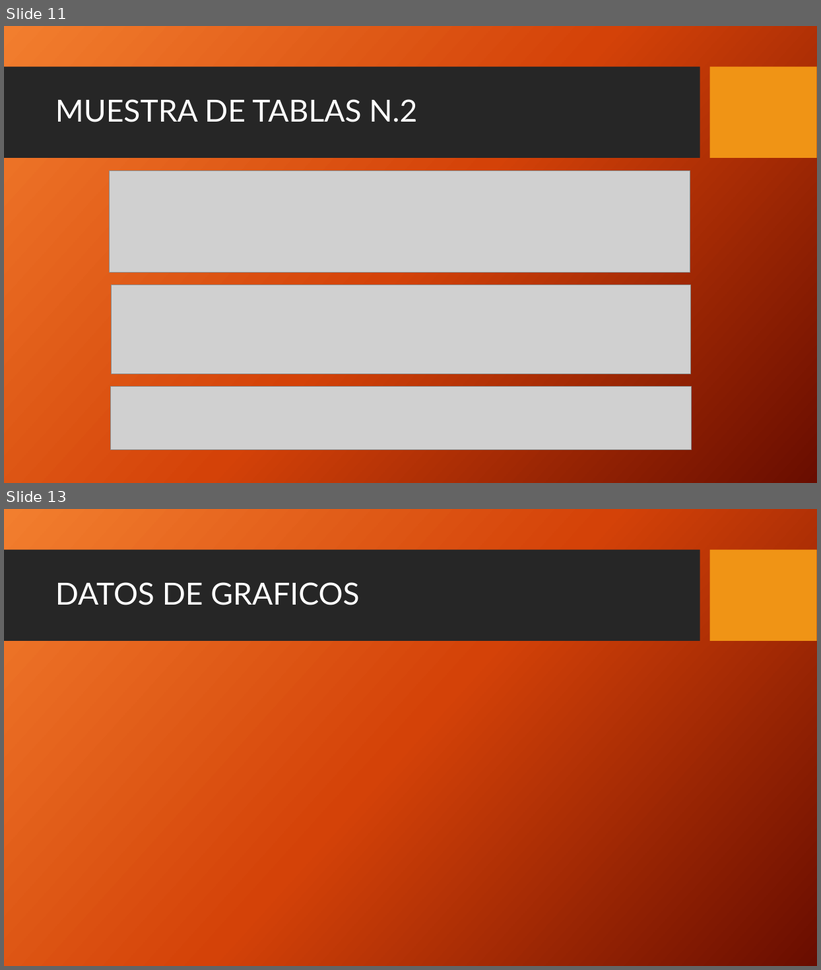
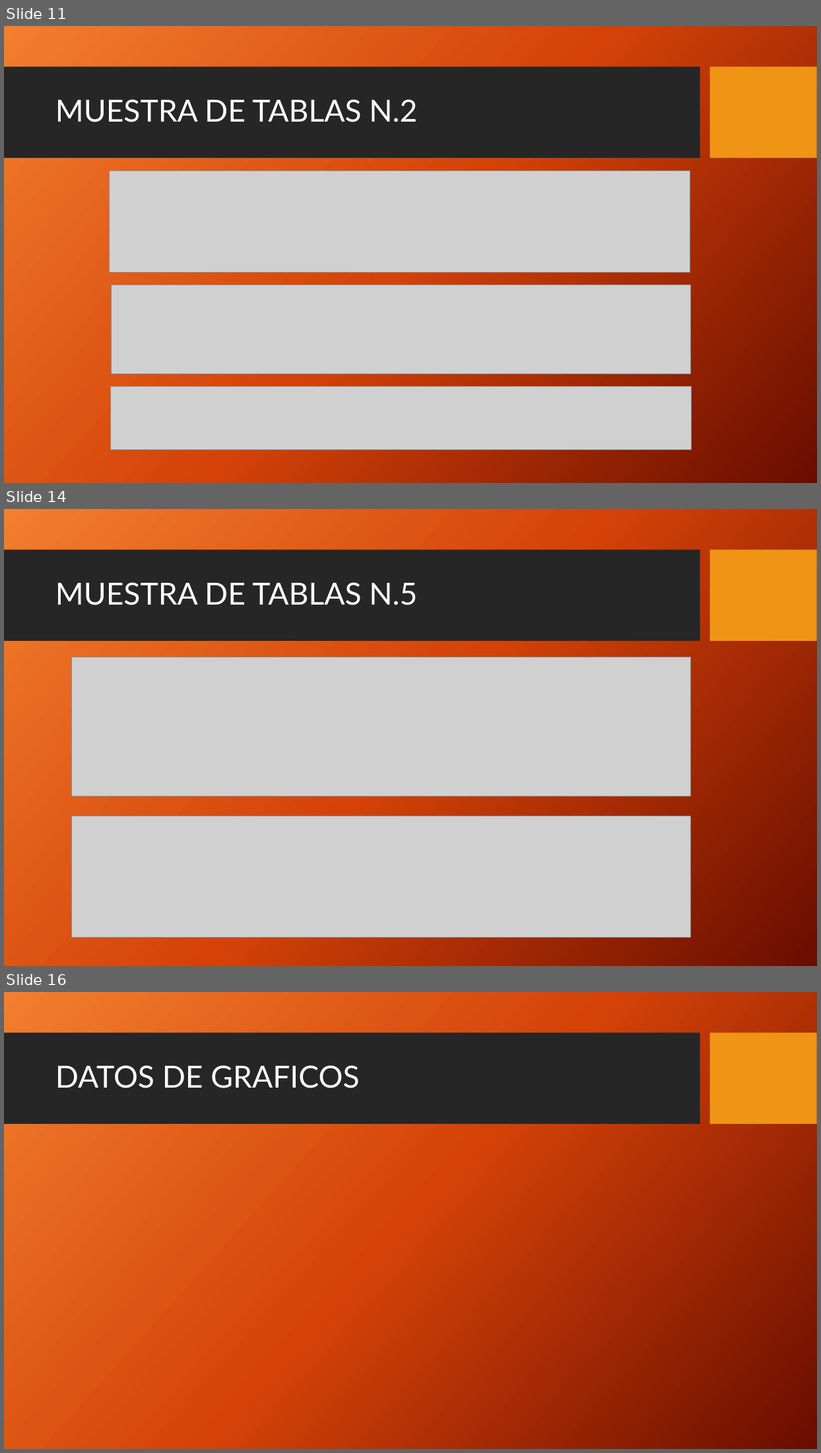
Before and after one commit to AgustinTogni/CoderHouseSQL, a slide deck: Presentacion Proyecto Final.pptx. Shown one above the other, each under a label of ours: slides 11 and 13 before the commit, slides 11, 14 and 16 after it; the slides between them are not shown. The pictures are 821x970 and 821x1453 pixels, drawn with LibreOffice and Linux fonts; fonts in the diff are those of the drawing; grey boxes stand for pictures; background and template pictures are left out. Boxes give left, top, right and bottom in pixels: in the first picture for what was removed or moved away, otherwise in the second. Text is boxed around its words. In the diff, an @@ line names an element or a change of style, - is before the commit and + after.

```diff
--- a/Presentacion Proyecto Final.pptx
+++ b/Presentacion Proyecto Final.pptx
@@ slide 14 added at (x1=4, y1=509, x2=817, y2=966), background picture (left out); not listed: 2 template elements that a slide beside it also shows @@
@@ title added at (x1=55, y1=582, x2=417, y2=605), 36 pt, text #FFFFFF @@
+MUESTRA DE TABLAS N.5
@@ picture added at (x1=72, y1=657, x2=690, y2=797) @@
@@ picture added at (x1=72, y1=817, x2=690, y2=938) @@
@@ what was slide 13 is now slide 16 @@
```
Also in this commit, not shown: 2 slides changed, 3 other slides added, 1 slide removed, 1 other file.
